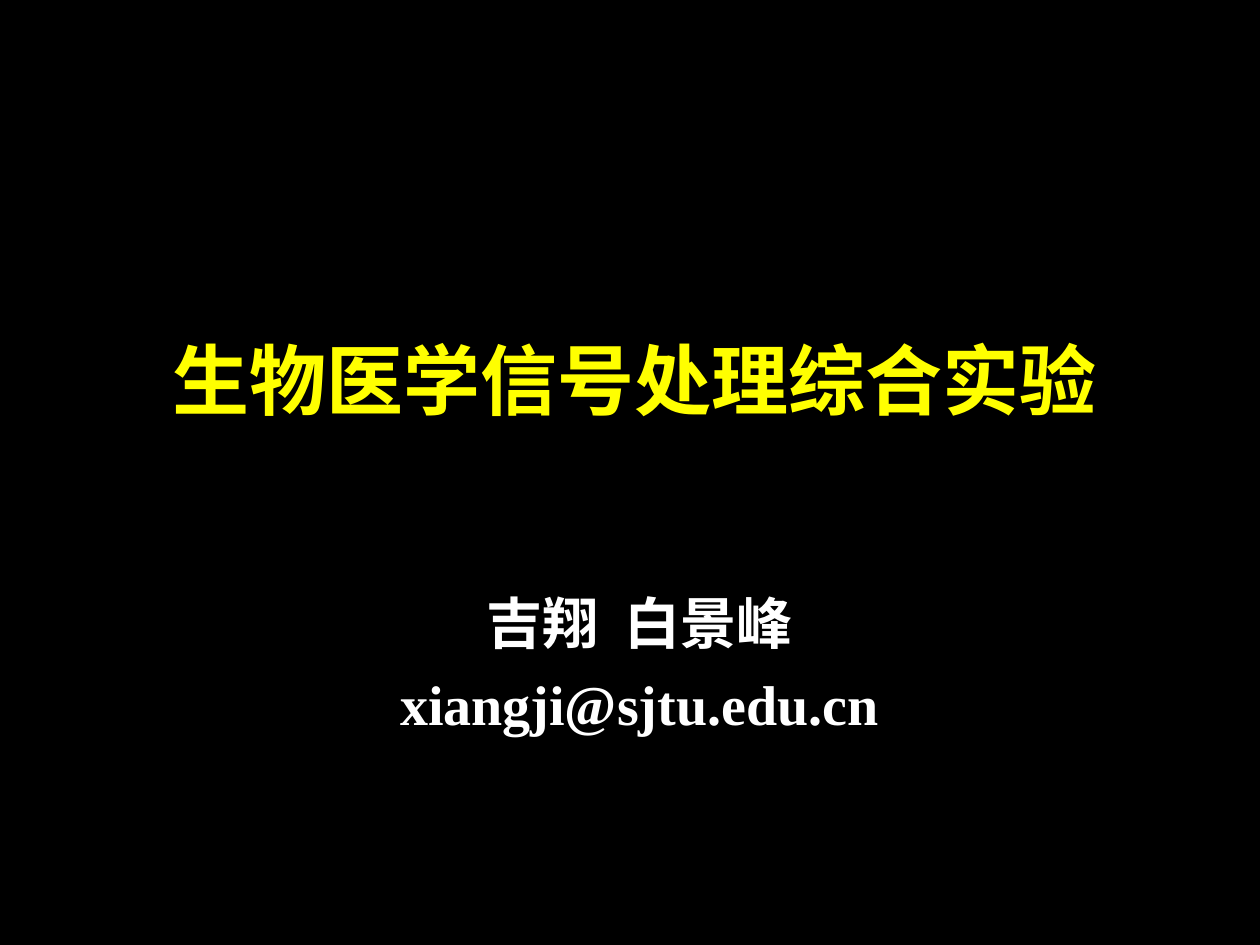
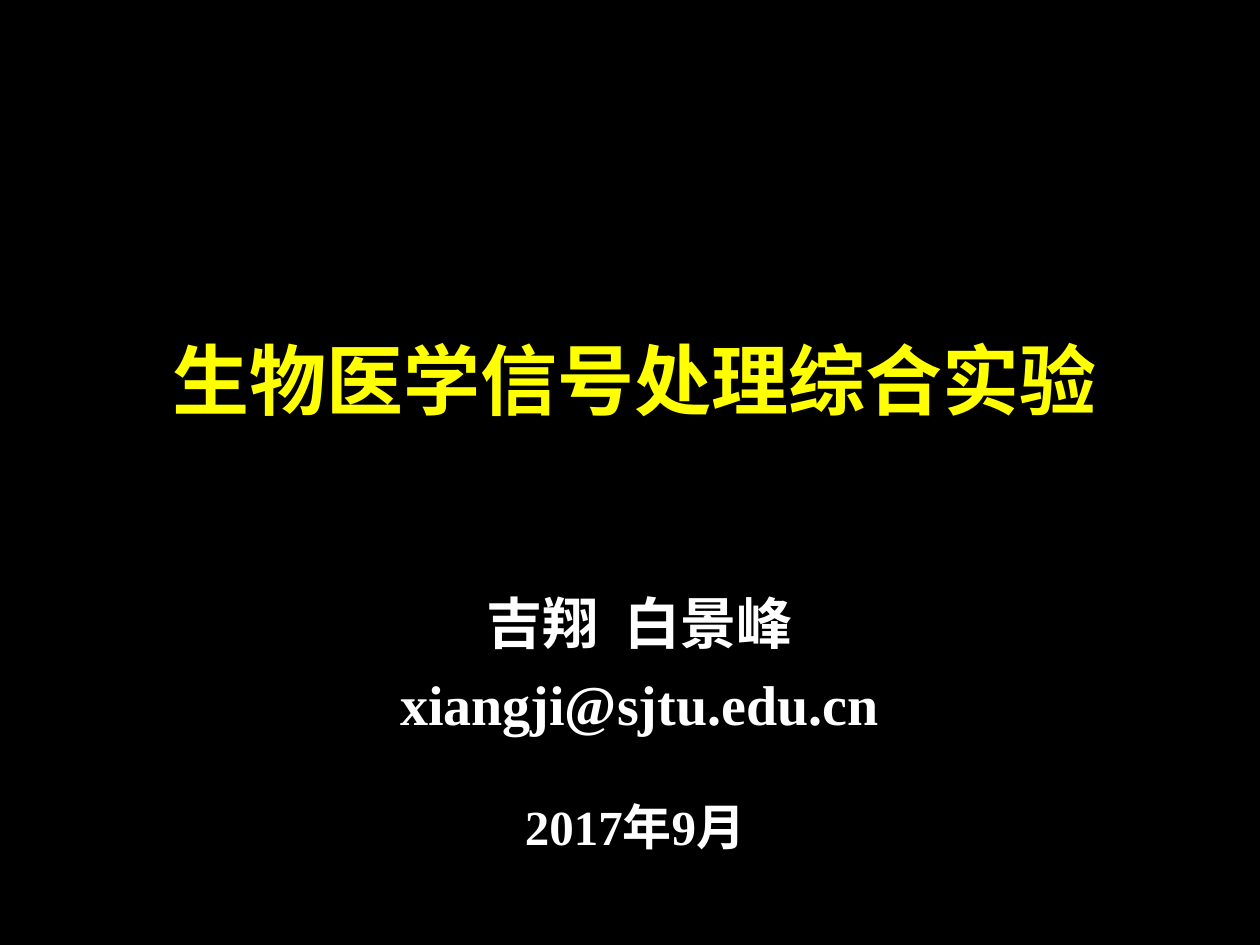
Before and after one commit to SJTUCourse/BI450, a slide deck: slide 1 of Lectures/2017 Fall/Lecture 1/Lecture 1.ppt. Drawn at 1260x945 pixels with LibreOffice and Linux fonts; fonts in the diff are those of the drawing. Boxes give left, top, right and bottom in pixels: in the first picture for what was removed or moved away, otherwise in the second. Text is boxed around its words. In the diff, an @@ line names an element or a change of style, - is before the commit and + after.

```diff
--- a/Lectures/2017 Fall/Lecture 1/Lecture 1.ppt
+++ b/Lectures/2017 Fall/Lecture 1/Lecture 1.ppt
@@ text added at (525, 807, 745, 850), 28 pt, text #FFFFFF, bold @@
+2017年9月
```
Also in this commit, not shown: 5 other slides changed, 3 slides added, 3 slides removed, 1 other file.
